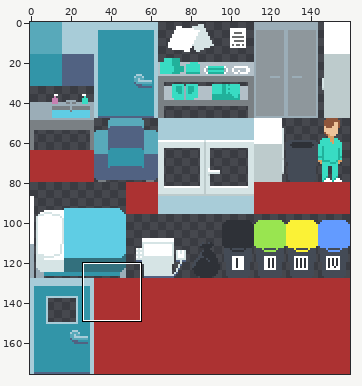
Pixel-art file: resources/level/Tile_sheet.aseprite. The picture above shows the old version from afar; the outline marks the close-up.
Close-up. Earlier state:
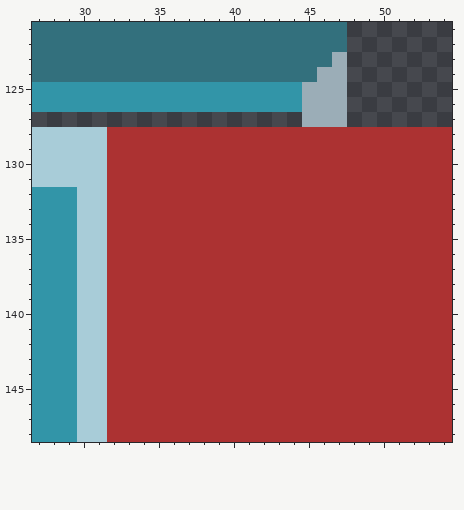
160x176 pixels, 1 frame. Shown: x 27..54, y 121..148.
Now the later version:
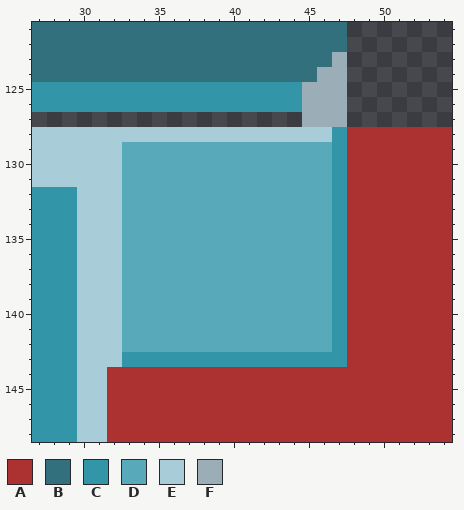
Palette (. is transparent): A #ac3232  B #33707d  C #3295a8  D #58a9ba  E #a8ccd8  F #9badb7
Difference:
Layer "Layer 1":
y 128: x 32..47 AAAAAAAAAAAAAAAA -> EEEEEEEEEEEEEEEC
y 129..142: x 32..47 AAAAAAAAAAAAAAAA -> EDDDDDDDDDDDDDDC
y 143: x 32..47 AAAAAAAAAAAAAAAA -> ECCCCCCCCCCCCCCC
Where, in picture pixels (left, top, right, bottom), the same in both close-ups:
changed: (107, 127, 347, 367)
